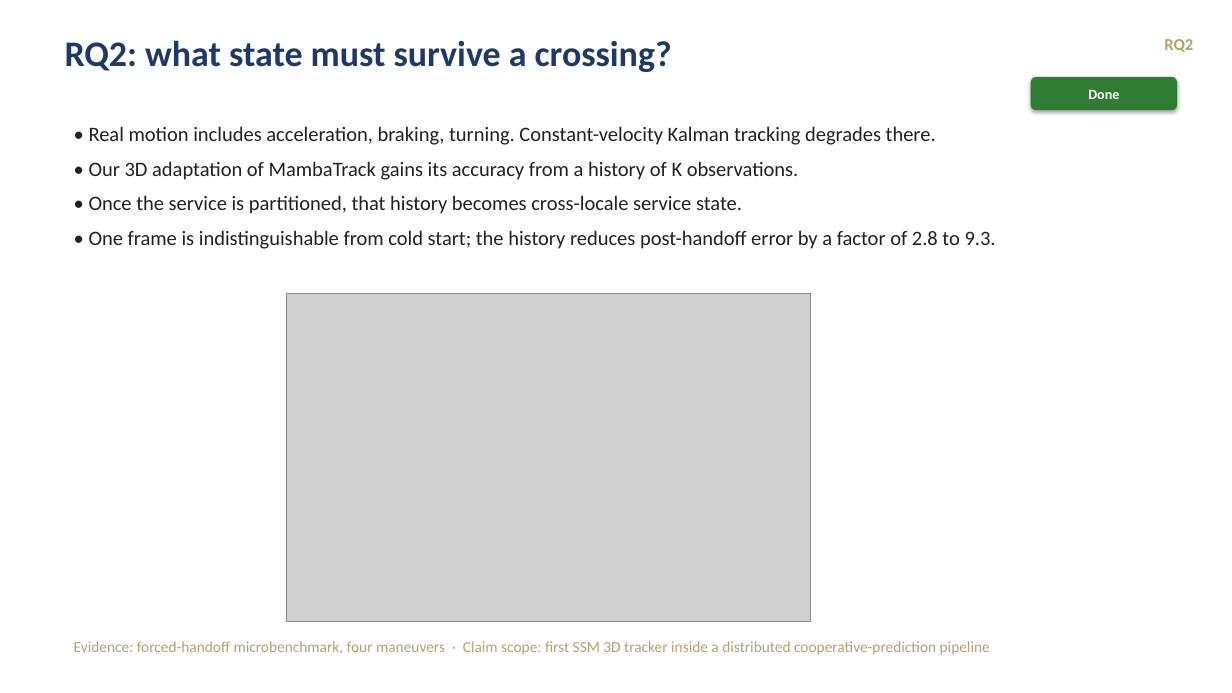
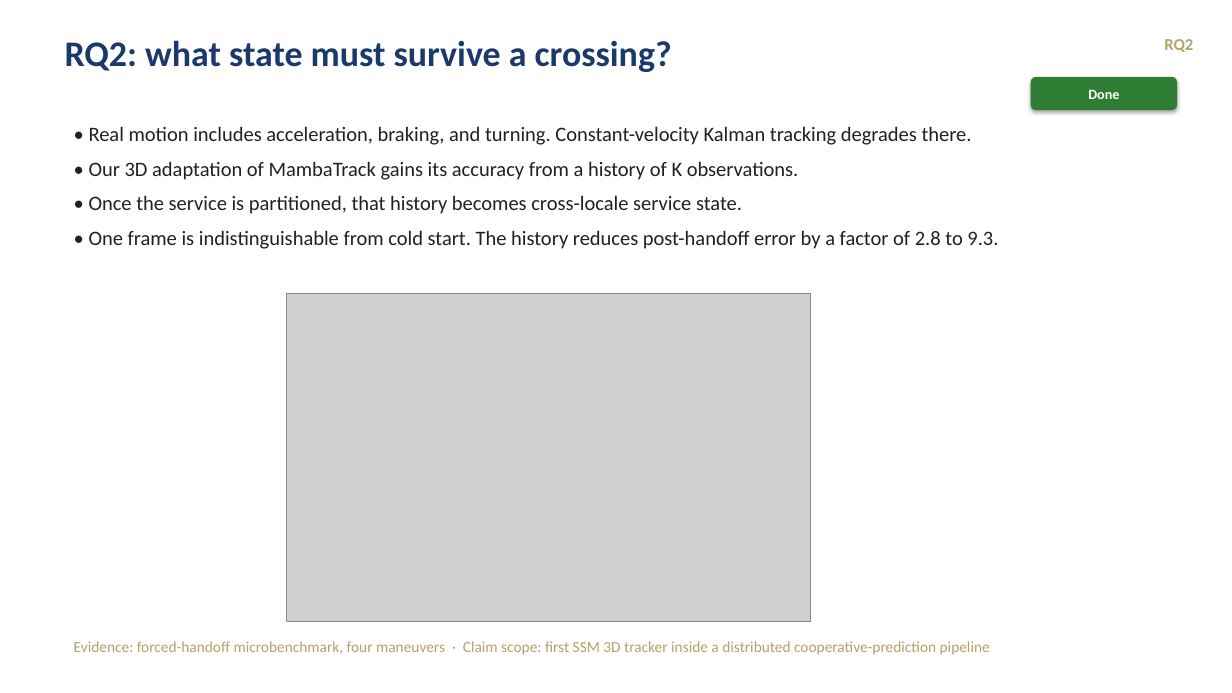
Before and after one commit to tlandle/eCAV, a slide deck: slide 7 of docs/kb/decks/khonsu_story_2026-09-04.pptx. Drawn at 1232x693 pixels with LibreOffice and Linux fonts; fonts in the diff are those of the drawing; grey boxes stand for pictures. Boxes give left, top, right and bottom in pixels: in the first picture for what was removed or moved away, otherwise in the second. Text is boxed around its words. In the diff, an @@ line names an element or a change of style, - is before the commit and + after.

```diff
--- a/docs/kb/decks/khonsu_story_2026-09-04.pptx
+++ b/docs/kb/decks/khonsu_story_2026-09-04.pptx
@@ text at (89,126,972,145): text changed @@
-• Real motion includes acceleration, braking, turning. Constant-velocity Kalman tracking degrades there.
+• Real motion includes acceleration, braking, and turning. Constant-velocity Kalman tracking degrades there.
@@ text at (89,230,998,249): text changed @@
-• One frame is indistinguishable from cold start; the history reduces post-handoff error by a factor of 2.8 to 9.3.
+• One frame is indistinguishable from cold start. The history reduces post-handoff error by a factor of 2.8 to 9.3.
```
Also in this commit, not shown: 11 other slides changed, 8 slides added, 3 slides removed.
